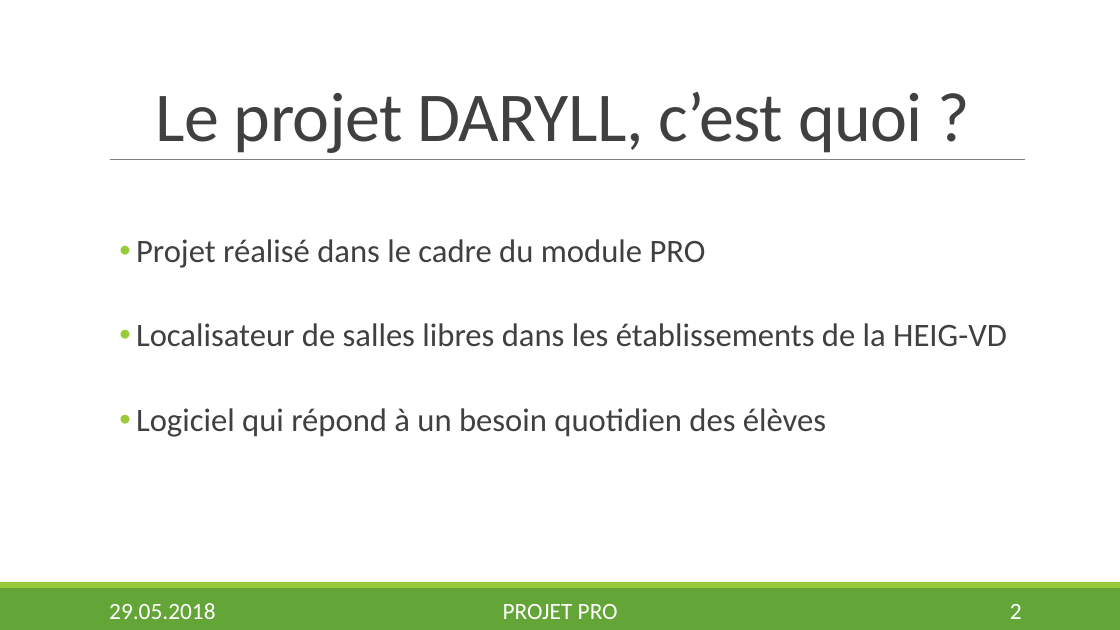
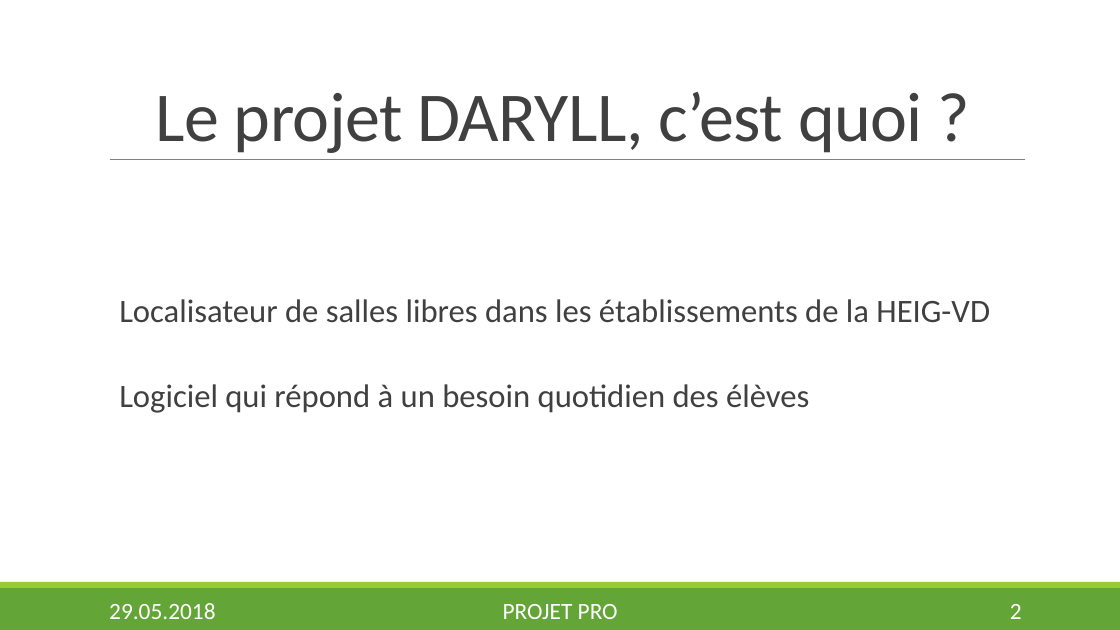
Before and after one commit to Nyahon/PRO, a slide deck: slide 2 of presentation/DaryllFinal.pptx. Drawn at 1120x630 pixels with LibreOffice and Linux fonts; fonts in the diff are those of the drawing; background and template pictures are left out. Boxes give left, top, right and bottom in pixels: in the first picture for what was removed or moved away, otherwise in the second. Text is boxed around its words. In the diff, an @@ line names an element or a change of style, - is before the commit and + after.

```diff
--- a/presentation/DaryllFinal.pptx
+++ b/presentation/DaryllFinal.pptx
@@ text "Localisateur de salles libres dans ..." at box(119, 299, 990, 413): bullet • to none @@
@@ text at box(136, 239, 706, 268): paragraph removed @@
-  • Projet réalisé dans le cadre du module PRO
```
Also in this commit, not shown: 7 other slides changed, 10 slides added, 1 other file.
